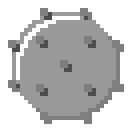
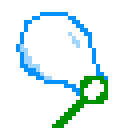
Two versions of the same layered image (128×128). Layer-by-layer changes:
removed layer "bumps" over [8, 8, 120, 120]
removed layer "bumps shadow" (was 50%) over [12, 12, 124, 124]
removed layer "ball" over [12, 12, 116, 116]
removed layer "ball shadow" (was 50%) over [16, 16, 120, 120]
added layer "bubble wand" above "bubble" over [52, 76, 108, 128]
added layer "bubble" above "bg" over [16, 12, 108, 100]
